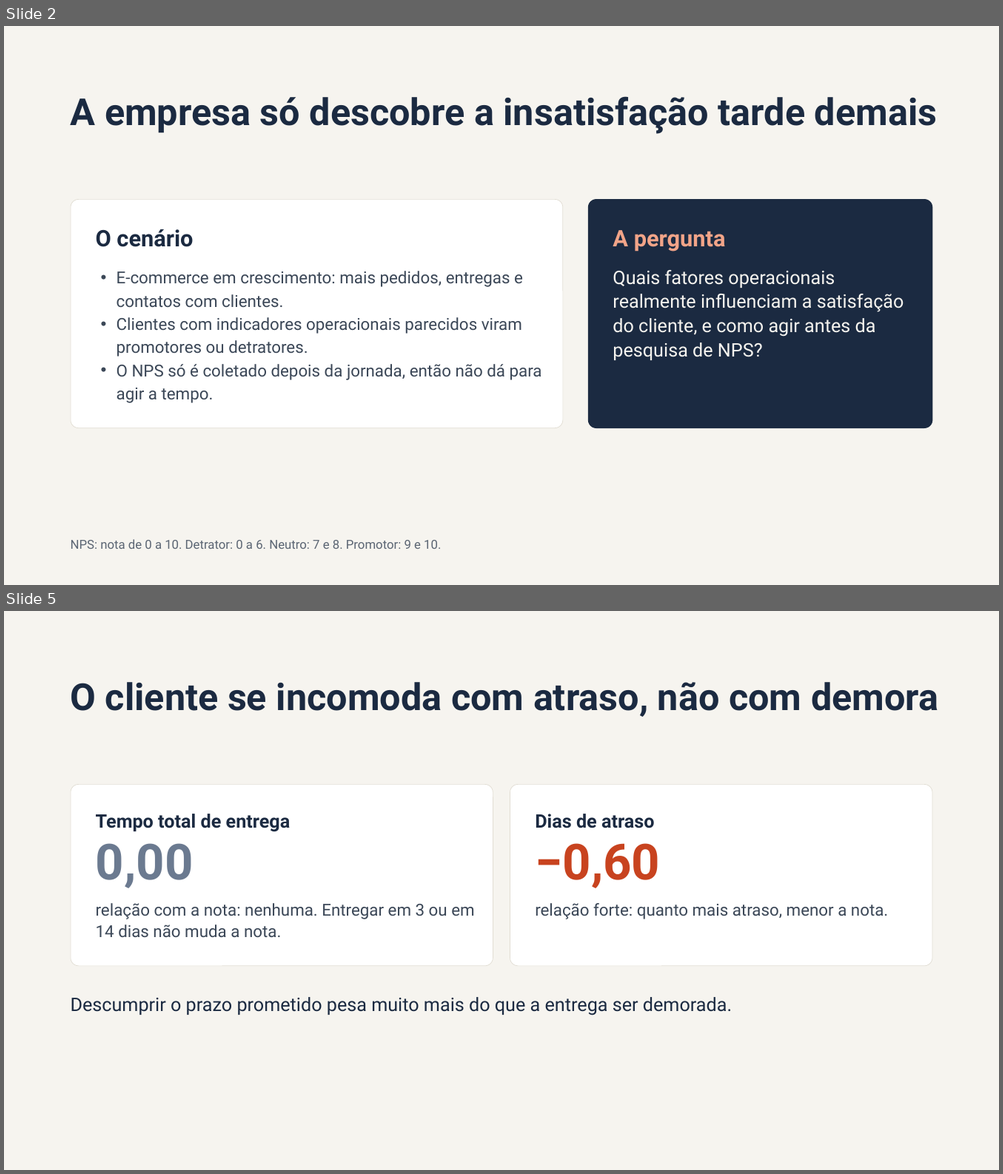
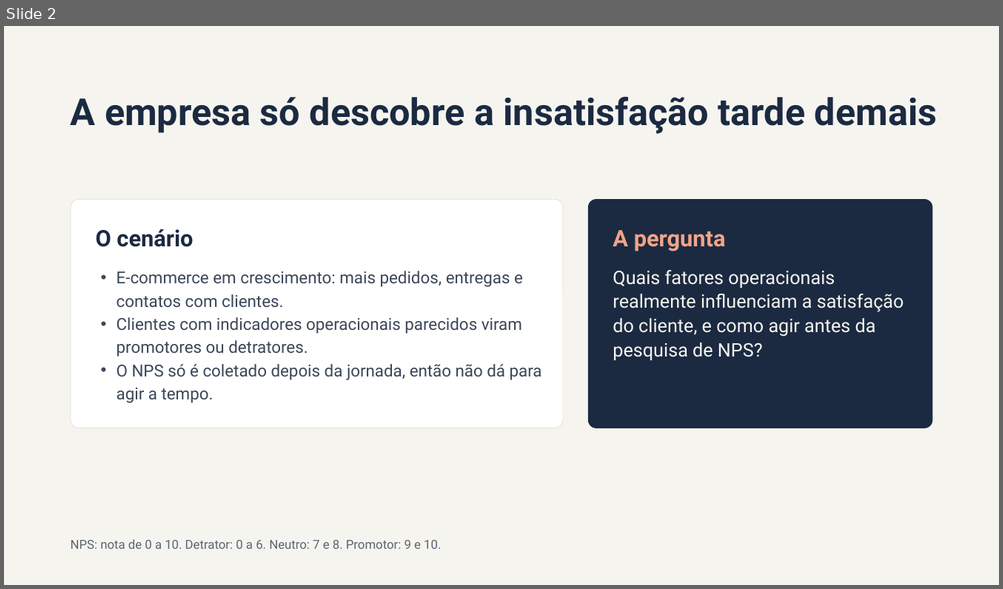
Before and after one commit to ViviNeris/Cases-fiap-IAScientist, a slide deck: fase-1/tech-challenge-nps/reports/NPS o que faz o cliente virar detrator.pptx. Shown one above the other, each under a label of ours: slides 2 and 5 before the commit, slide 2 after it; the slides between them are not shown. The pictures are 1003x1174 and 1003x589 pixels, drawn with LibreOffice and Linux fonts; fonts in the diff are those of the drawing. Boxes give left, top, right and bottom in pixels: in the first picture for what was removed or moved away, otherwise in the second. Text is boxed around its words. In the diff, an @@ line names an element or a change of style, - is before the commit and + after.

```diff
--- a/fase-1/tech-challenge-nps/reports/NPS o que faz o cliente virar detrator.pptx
+++ b/fase-1/tech-challenge-nps/reports/NPS o que faz o cliente virar detrator.pptx
@@ slide 5 removed at [4,611,999,1170], background #F6F4EF @@
@@ title removed at [71,682,938,717] @@
-O cliente se incomoda com atraso, não com demora
@@ rounded rectangle removed at [71,785,492,967] @@
@@ rounded rectangle removed at [510,785,932,967] @@
@@ text removed at [96,814,290,832] @@
-Tempo total de entrega
@@ text removed at [535,814,654,829] @@
-Dias de atraso
@@ text removed at [96,843,193,889] @@
-0,00
@@ text removed at [535,843,660,889] @@
-−0,60
@@ text removed at [96,903,474,937] @@
-relação com a nota: nenhuma. Entregar em 3 ou em 14 dias não muda a nota.
@@ text removed at [535,903,888,920] @@
-relação forte: quanto mais atraso, menor a nota.
@@ text removed at [71,997,731,1016] @@
-Descumprir o prazo prometido pesa muito mais do que a entrega ser demorada.
```
Also in this commit, not shown: 4 slides changed, 1 slide added, 4 other slides removed.
